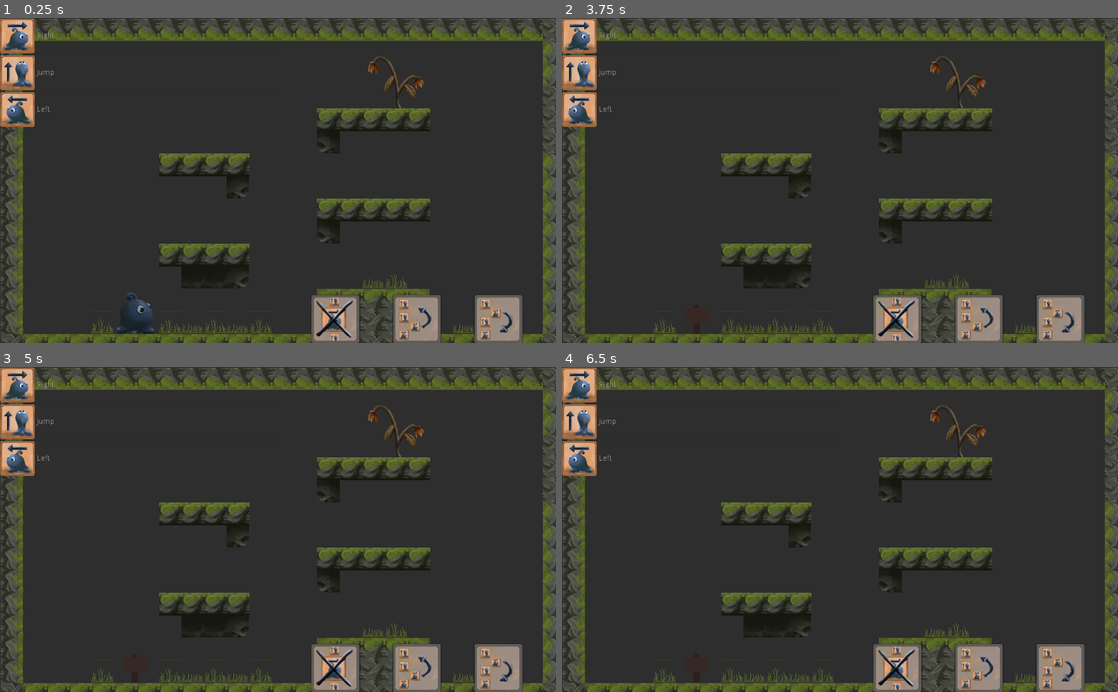
Above: before the commit, frames 1-4 (two rows, left to right).
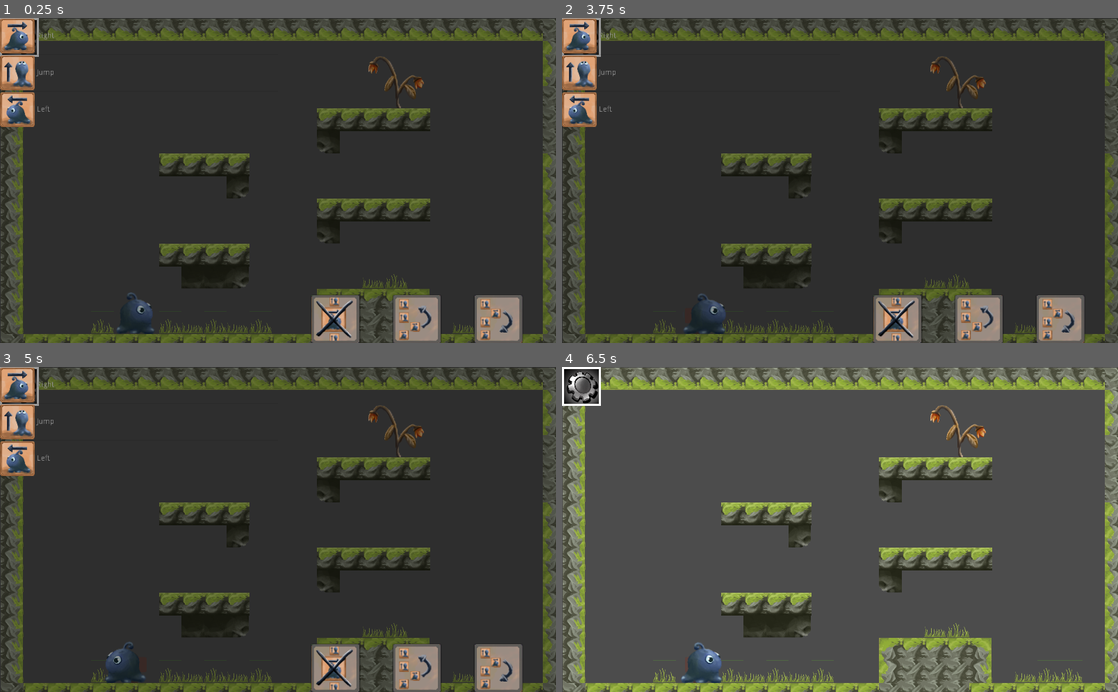
Above: after the commit, the same moments.

Repository: onsetsu/GameJam6
Game: Godot game, scene res://Scenes/RootScene.tscn
Same seed, same stepped clock (60 frames per second), same inputs: the game is played once before the commit and once after it.
Inputs (mouse positions are in pixels of both pictures, inside the frame that each line leads up to):
- Up to frame 1 (0.25 s): no input
- Up to frame 2 (3.75 s): click (895, 320) at 0.5 s; click (979, 320) at 1.25 s; click (1062, 320) at 2 s; tap Enter (perform_action) at 2.75, 3.6 s; hold D (dig) 2.78-3.53 s; hold Right (right) from 2.78 s (still down); tap Space (jump) at 3.02 s; tap R (restart) at 3.5 s
- Up to frame 3 (5 s): tap Space (jump) at 3.77 s; release Right (right) at 4.28 s; hold Left (left) from 4.28 s (still down); hold G (toggle_gravity) from 4.28 s (still down)
- Up to frame 4 (6.5 s): release Left (left) at 5.03 s; release G (toggle_gravity) at 5.03 s; hold Right (right) from 5.03 s (still down); tap D (dig) at 5.1 s; tap Space (jump) at 5.27, 6.02 s; tap Enter (perform_action) at 5.85 s; tap R (restart) at 6.4 s

The runs differ from the first frame. In frame 1, 0.1% of the frame differs, in the area x 0-7%, y 0-12%; in frame 2, 0.5%; in frame 3, 0.5%; in frame 4, 97%, in the area x 0-100%, y 0-100%.

Commit message:
Add reset action

Diff:
--- a/GameOneButton/Scripts/InputManager.gd
+++ b/GameOneButton/Scripts/InputManager.gd
@@ -8,6 +8,11 @@
 const prefab_path = "res://Scenes/prefabs/ActionContainer.tscn"
 var prefab_scene = preload(prefab_path)
 onready var item_prefab = prefab_scene
+
+# load action list
+const scene_path = "res://Actions.tscn"
+var actions_scene = preload(scene_path)
+onready var restart_action = actions_scene.instance().get_node("restart")
 
 # List of actions to perform
 var actions = []
@@ -90,7 +95,12 @@
 	list_highlight = list_root.get_node("Highlight")
 	player = get_node("../Player")
 	update_indicator()
-	set_actions(LevelSingleton.get_actions())
+	load_actions()
+
+func load_actions():
+	var actions = LevelSingleton.get_actions().duplicate()
+	actions.push_back(restart_action)
+	set_actions(actions)
 
 # Called every frame. 'delta' is the elapsed time since the previous frame.
 #func _process(delta):
--- a/GameOneButton/Scripts/Player.gd
+++ b/GameOneButton/Scripts/Player.gd
@@ -77,6 +77,8 @@
             get_node("PlayerSprite").set_flip_v(true)
 
 func _physics_process(delta):
+    if Input.is_action_just_pressed("restart"):
+        LevelSingleton.reset()
     get_input()
 
     velocity.y += gravity * delta * gravity_multiplyer
--- a/GameOneButton/project.godot
+++ b/GameOneButton/project.godot
@@ -48,6 +48,7 @@
 perform_action={
 "deadzone": 0.5,
 "events": [ Object(InputEventKey,"resource_local_to_scene":false,"resource_name":"","device":0,"alt":false,"shift":false,"control":false,"meta":false,"command":false,"pressed":false,"scancode":16777221,"unicode":0,"echo":false,"script":null)
+, Object(InputEventMouseButton,"resource_local_to_scene":false,"resource_name":"","device":-1,"alt":false,"shift":false,"control":false,"meta":false,"command":false,"button_mask":0,"position":Vector2( 0, 0 ),"global_position":Vector2( 0, 0 ),"factor":1.0,"button_index":1,"pressed":false,"doubleclick":false,"script":null)
  ]
 }
 jump={
